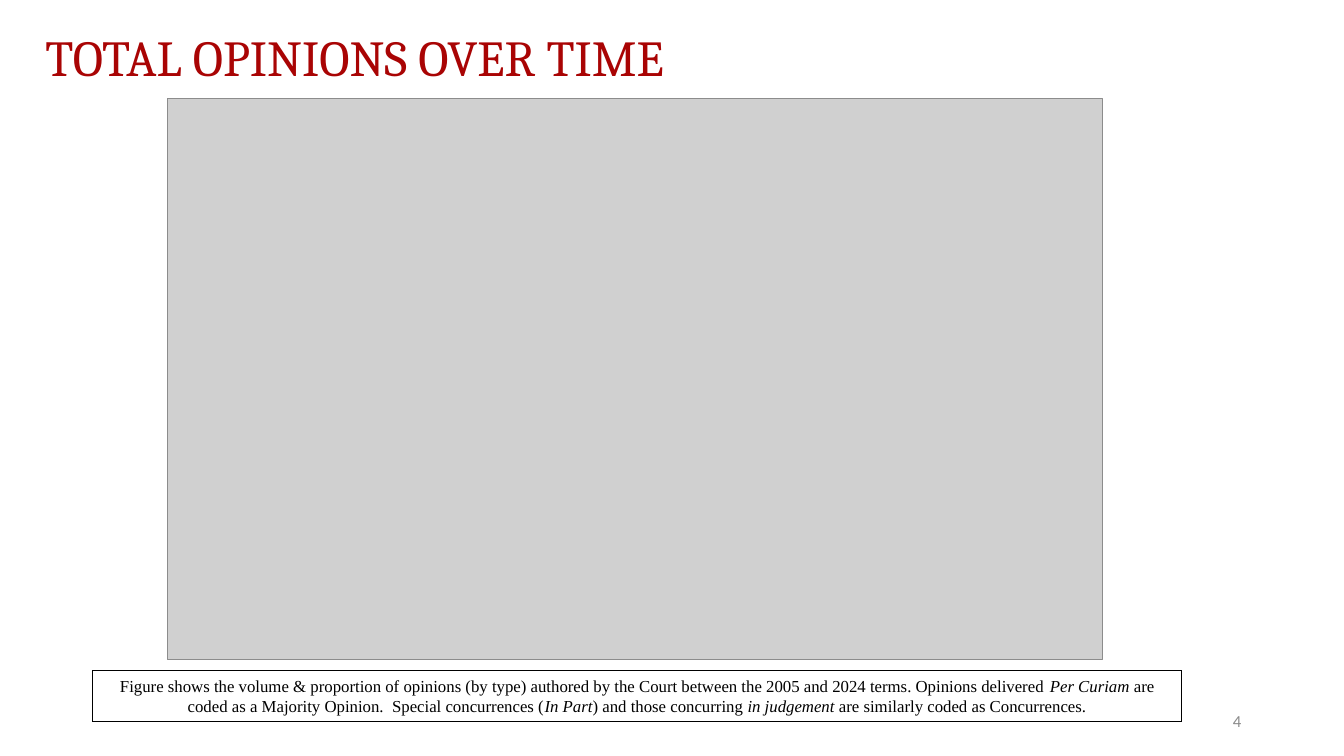
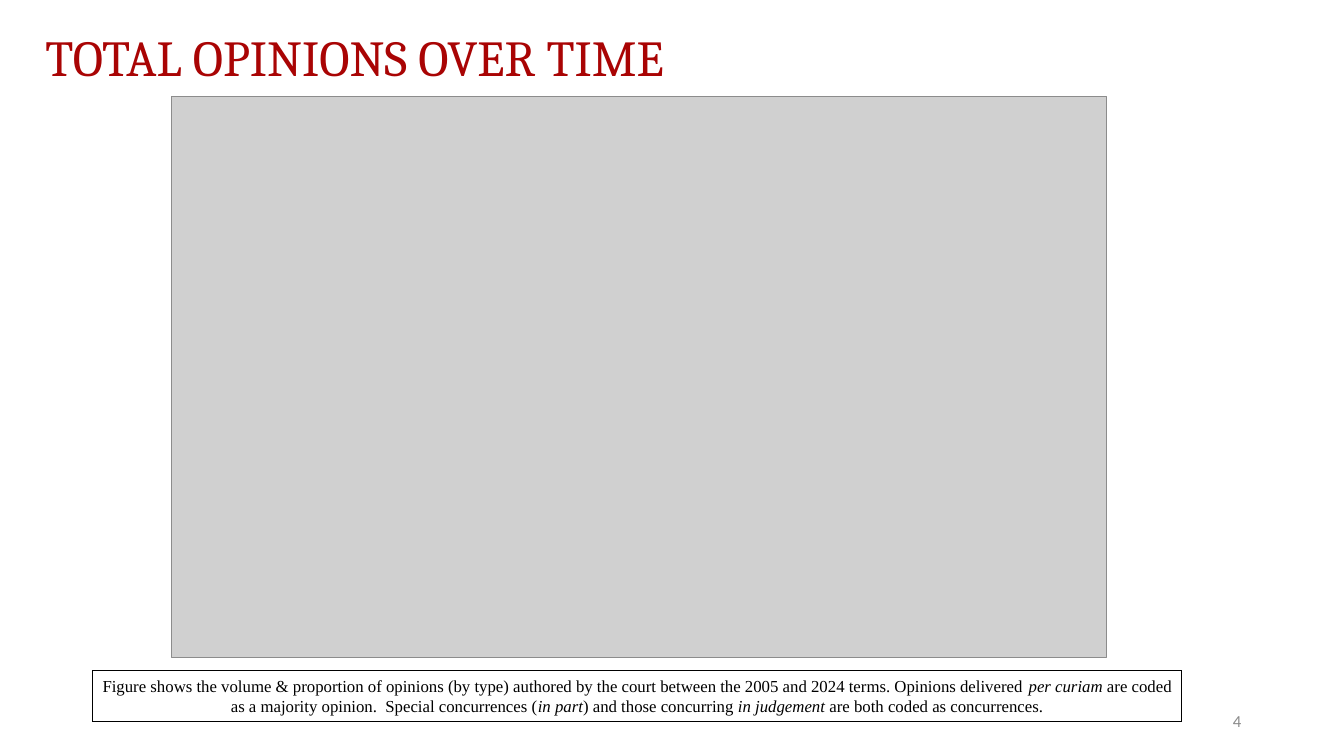
Before and after one commit to JakeTruscott/scotuswatch, a slide deck: slide 4 of Stat Reviews/OT24_StatReview/compilation/SCOTUSBlog/statpack_OT24.pptx. Drawn at 1344x756 pixels with LibreOffice and Linux fonts; fonts in the diff are those of the drawing; grey boxes stand for pictures. Boxes give left, top, right and bottom in pixels: in the first picture for what was removed or moved away, otherwise in the second. Text is boxed around its words. In the diff, an @@ line names an element or a change of style, - is before the commit and + after.

```diff
--- a/Stat Reviews/OT24_StatReview/compilation/SCOTUSBlog/statpack_OT24.pptx
+++ b/Stat Reviews/OT24_StatReview/compilation/SCOTUSBlog/statpack_OT24.pptx
@@ picture: place and size @@
-picture at (167,99,1103,660)
+picture at (172,96,1108,657)
@@ text in rectangle at (103,680,1172,716): text changed @@
-Figure shows the volume & proportion of opinions (by type) authored by the Court between the 2005 and 2024 terms. Opinions delivered Per Curiam are coded as a Majority Opinion. Special concurrences (In Part) and those concurring in judgement are similarly coded as Concurrences.
+Figure shows the volume & proportion of opinions (by type) authored by the court between the 2005 and 2024 terms. Opinions delivered per curiam are coded as a majority opinion. Special concurrences (in part) and those concurring in judgement are both coded as concurrences.
```
Also in this commit, not shown: 20 other slides changed, 1 slide removed, 9 other files.
